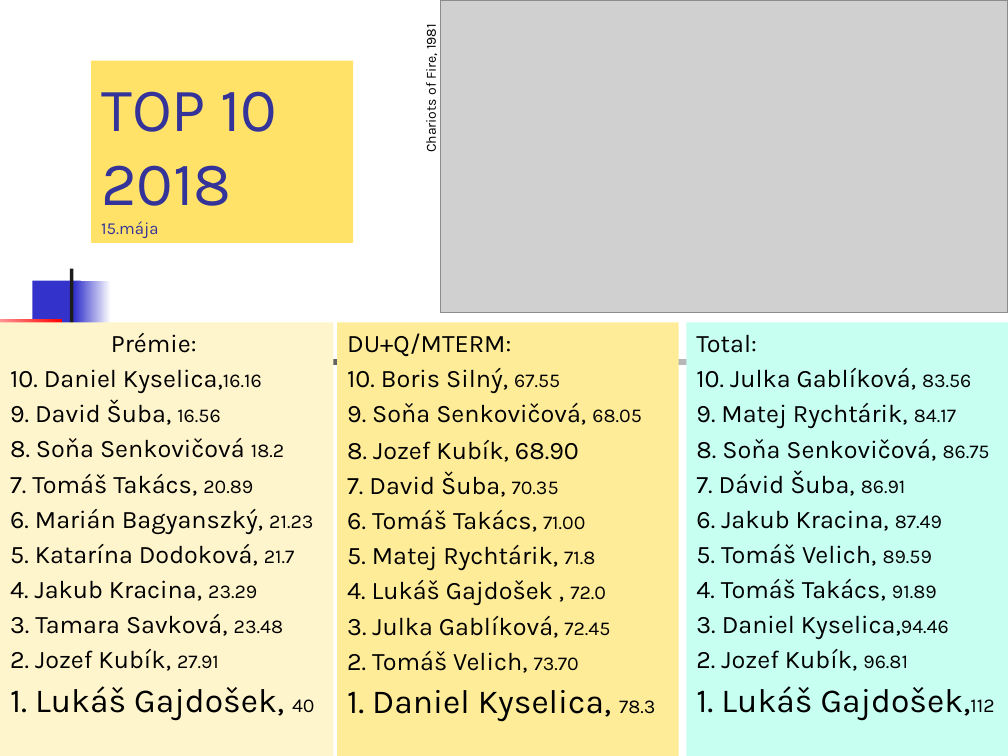
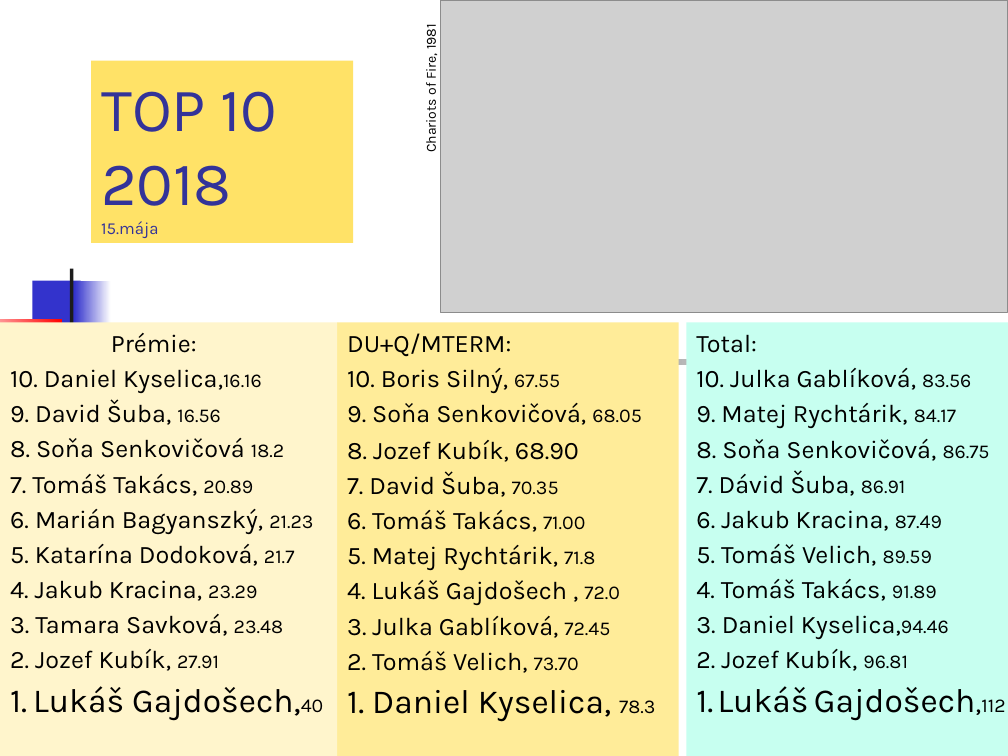
Before and after one commit to Programovanie4/Prednasky, a slide deck: slide 9 of 11/grandfinale.ppt (slide 8 before the commit). Drawn at 1008x756 pixels with LibreOffice and Linux fonts; fonts in the diff are those of the drawing; grey boxes stand for pictures. Boxes give left, top, right and bottom in pixels: in the first picture for what was removed or moved away, otherwise in the second. Text is boxed around its words. In the diff, an @@ line names an element or a change of style, - is before the commit and + after.

```diff
--- a/11/grandfinale.ppt
+++ b/11/grandfinale.ppt
@@ subtitle "Prémie:": place and size @@
-subtitle "Prémie:" at bbox=[0, 323, 334, 756]
+subtitle "Prémie:" at bbox=[0, 323, 338, 756]
@@ text in rectangle at bbox=[347, 580, 620, 605]: text changed @@
-4. Lukáš Gajdošek , 72.0
+4. Lukáš Gajdošech , 72.0
@@ subtitle at bbox=[10, 686, 324, 721]: text changed @@
-1. Lukáš Gajdošek, 40
+1. Lukáš Gajdošech,40
@@ text in rectangle at bbox=[696, 686, 1005, 721]: text changed @@
-1. Lukáš Gajdošek,112
+1. Lukáš Gajdošech,112
```
Also in this commit, not shown: 1 other slide changed, 1 slide added, 1 other file.
